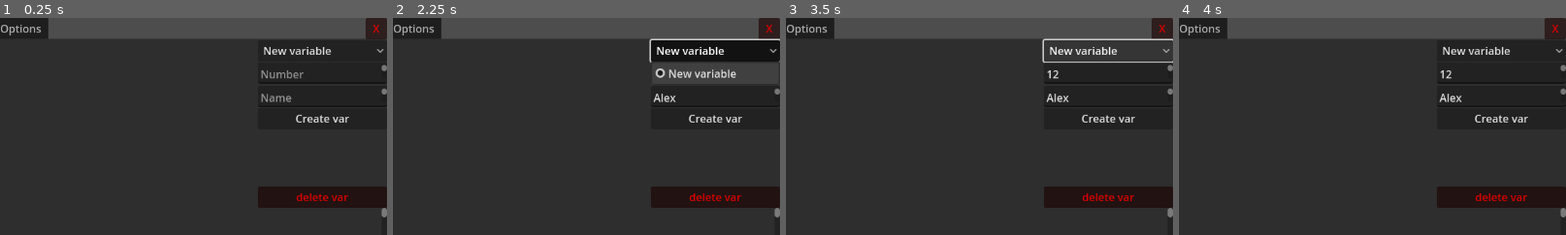
Above: before the commit, frames 1-4 (left to right).
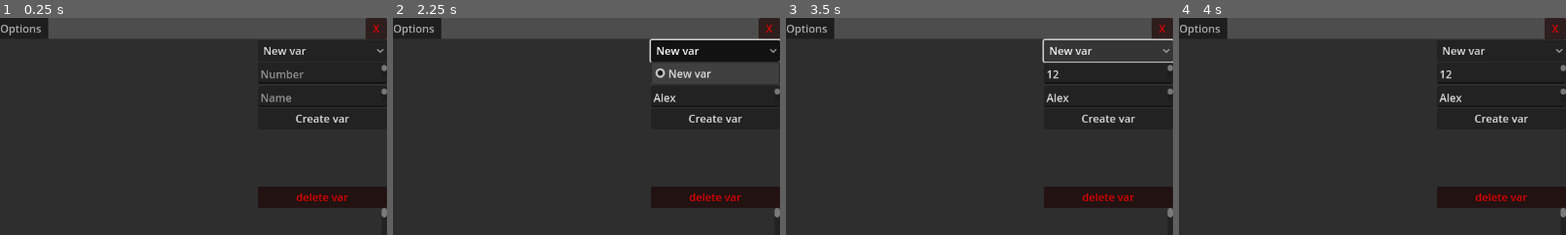
Above: after the commit, the same moments.

Repository: Random31234/huge-numbers-2.0
Game: Godot game, scene res://scenes/main.tscn
Same seed, same stepped clock (60 frames per second), same inputs: the game is played once before the commit and once after it.
Inputs (mouse positions are % of the whole screen's width and height, from its top left):
- Up to frame 1 (0.25 s): no input
- Up to frame 2 (2.25 s): click (9, 90) at 0.52 s; type "Alex" at 0.6 s; click (92, 13) at 0.75 s; type "12" at 0.83 s; click (92, 18) at 0.98 s; type "Alex" at 1.07 s; click (38, 12) at 1.27 s; type "Alex" at 1.35 s; click (52, 75) at 1.5 s; type "Alex" at 1.58 s; click "New variable" (after the commit: "New var") at 2 s
- Up to frame 3 (3.5 s): click "New variable" (after the commit: "New var") at 2.75 s
- Up to frame 4 (4 s): click "Print stat" at 3.5 s
The pictures show only the part of the screen within x 50-100%, y 0-50%; the shares and areas given below are measured in that part.

The runs differ from the first frame. In frame 1, 0.1% of the frame differs, in the area x 79-86%, y 13-17%; in frame 2, 0.3%, in the area x 79-89%, y 13-28%; in frame 3, 0.1%; in frame 4, 0.1%.
Error after the commit: Parse Error: Identifier "braceCounter" not declared in the current scope. (res://scripts/Mathematics)

Commit message:
Revert "Readjustments being into place"
This reverts commit 41396892175a44626b96cc5a39ca8bdd07e5823a.

Diff:
--- a/scenes/main.tscn
+++ b/scenes/main.tscn
@@ -71,7 +71,7 @@
 [node name="math Storage Node" type="Node" parent="." node_paths=PackedStringArray("stat", "textBox")]
 script = ExtResource("2_0oss8")
 stat = NodePath("../stat Storage Node")
-keywords = Array[String](["tempvar1", "tempvar2", "tempvar3", "tempvar4", "tempvar5", "input", "execute", "print", "{", "}", ">=", "<=", "==", "<", ">", "+", "-", "*", "/", "^", "√", "~", "=", "+=", "-=", "*=", "/="])
+keywords = Array[String](["tempvar1", "tempvar2", "tempvar3", "tempvar4", "tempvar5", "input", "execute", "print", "if", "{", "}", ">=", "<=", "==", "<", ">", "+", "-", "*", "/", "^", "√", "~", "=", "+=", "-=", "*=", "/="])
 textBox = NodePath("../Print node/TextEdit")
 
 [node name="stats scroll container" type="ScrollContainer" parent="."]
--- a/scripts/Mathematics scripts/maths.gd
+++ b/scripts/Mathematics scripts/maths.gd
@@ -141,8 +141,7 @@
 	var symbol:String
 	symbol = ""
 	var valueSet:bool
-	var braceCounter:int
-	braceCounter = 0
+
 	valueSet =false
 	var isIf:bool
 	isIf = false
